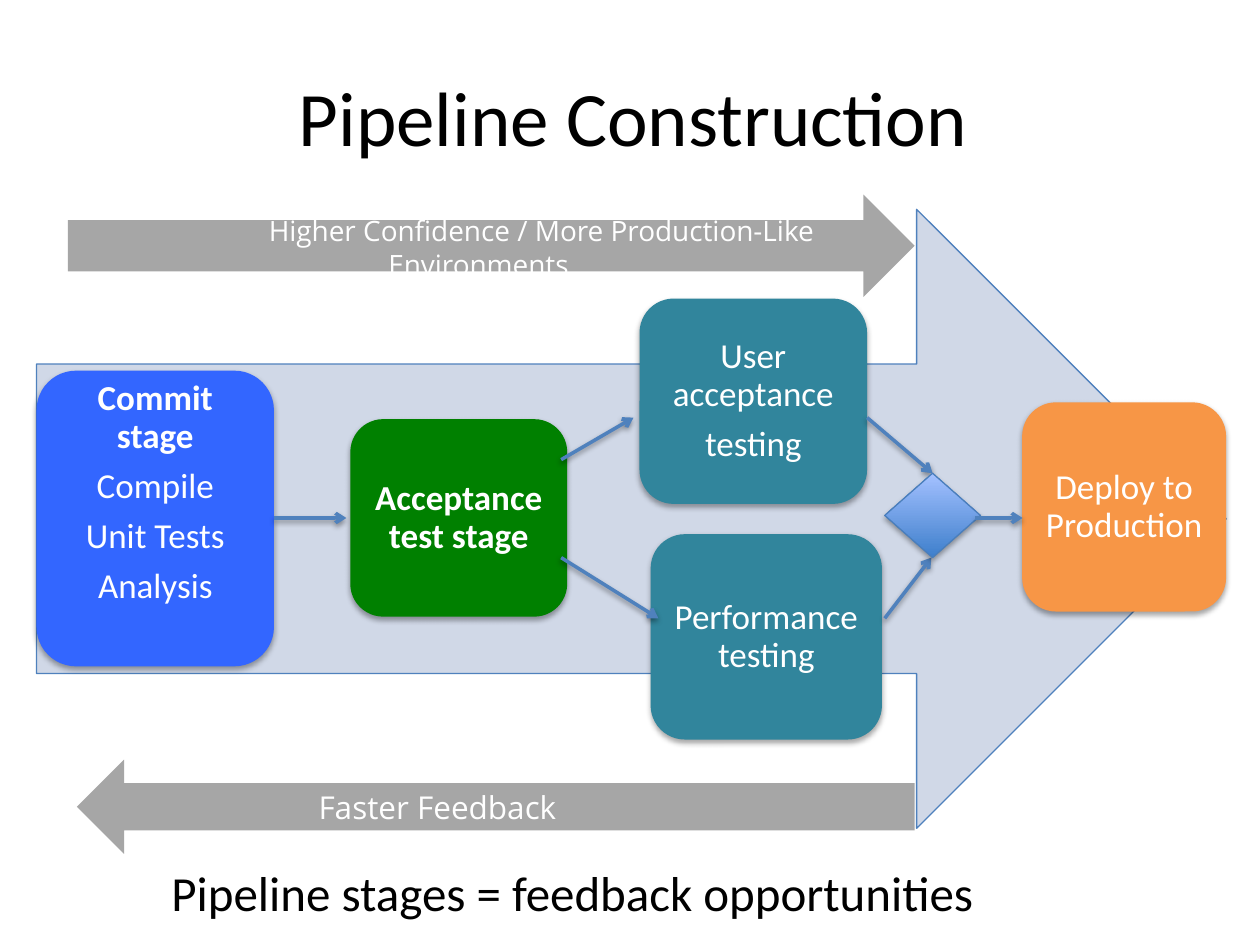
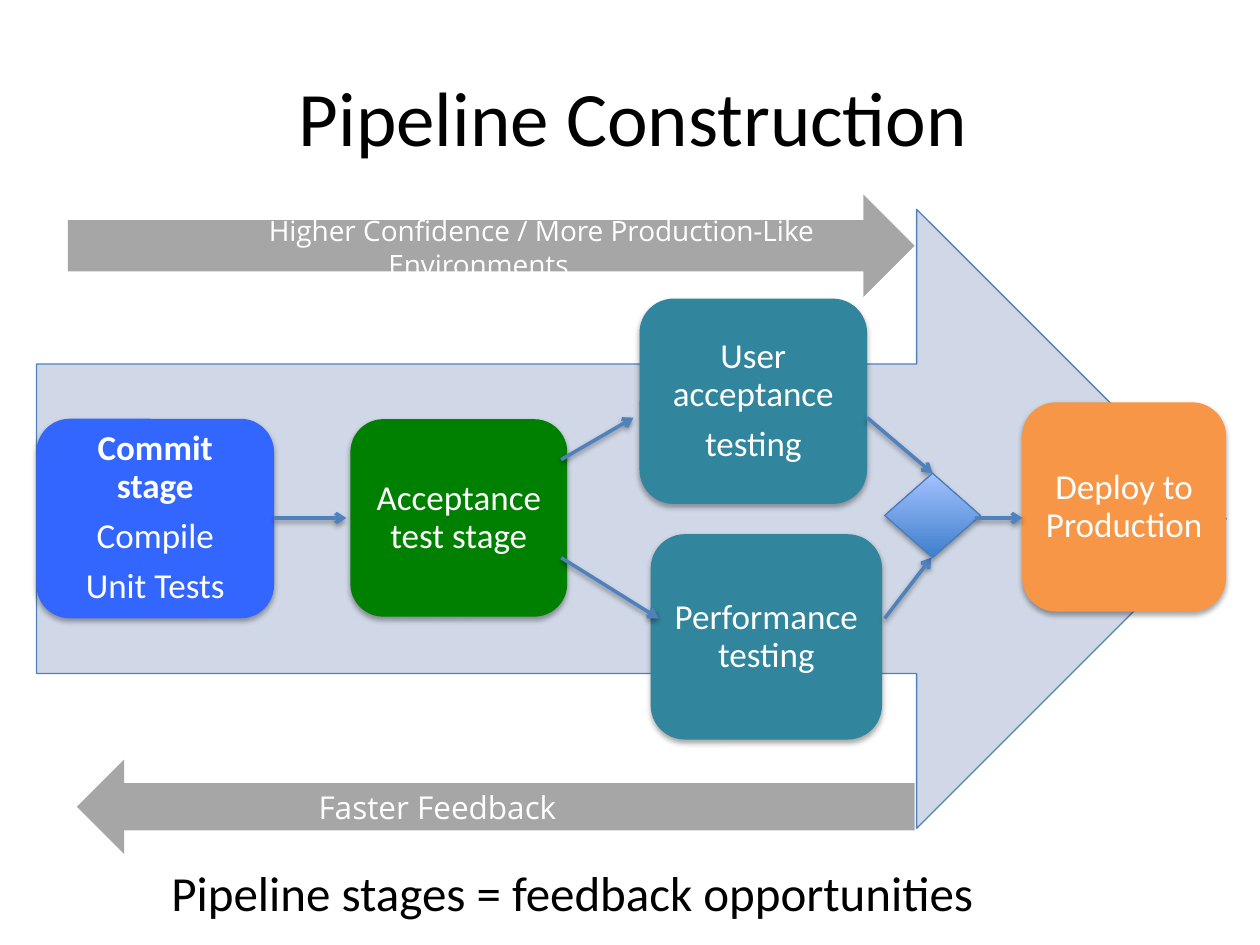
Before and after one commit to browngeek666/DevOpsPres, a slide deck: slide 28 of ALFDevOps.pptx (slide 33 before the commit). Drawn at 1260x945 pixels with LibreOffice and Linux fonts; fonts in the diff are those of the drawing. Boxes give left, top, right and bottom in pixels: in the first picture for what was removed or moved away, otherwise in the second. Text is boxed around its words. In the diff, an @@ line names an element or a change of style, - is before the commit and + after.

```diff
--- a/ALFDevOps.pptx
+++ b/ALFDevOps.pptx
@@ rounded rectangle: place and size @@
-rounded rectangle at bbox=[37, 370, 275, 667]
+rounded rectangle at bbox=[37, 418, 275, 617]
@@ text "Commit stage": place and size @@
-text "Commit stage" at bbox=[86, 385, 224, 604]
+text "Commit stage" at bbox=[86, 435, 224, 599]
@@ text "Acceptance test stage" at bbox=[377, 487, 541, 554]: bold off @@
@@ text at bbox=[98, 573, 212, 604]: paragraph removed @@
-Analysis
```
Also in this commit, not shown: 10 other slides changed, 4 slides added, 12 slides removed.
